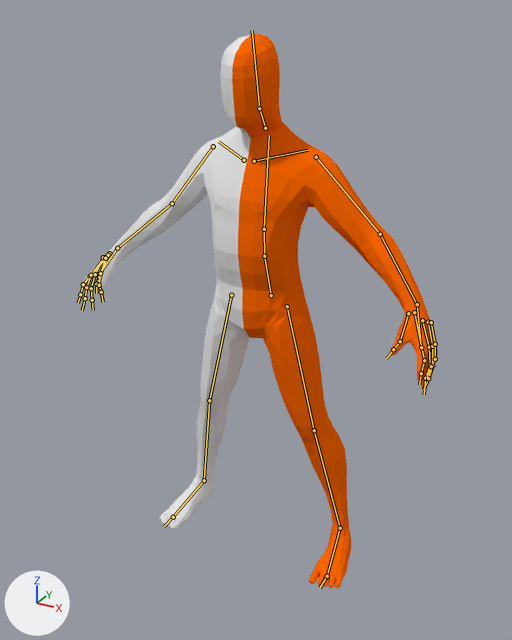
A saved change to the Blender file models/human.blend.
Camera for both pictures: a 50 mm lens placed at (1.06, -1.96, 1.89), pointed at (-0.33, 0.57, 0.63). The axes (+X, +Y, +Z) are drawn at lower left. The lights are the same throughout. The bones that bend it are drawn over the model as lines.

Objects in the first picture: 'head', 'legs', 'torso'.
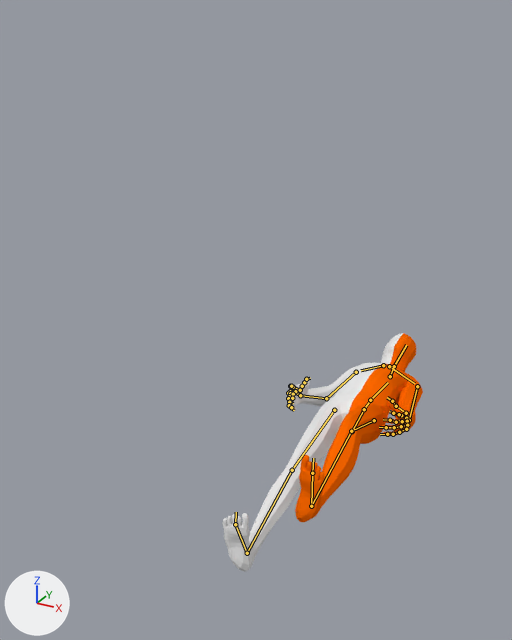
The newer file adds an action. The first version stands in its rest pose; the second is drawn at frame 45 of the action 'legs-walk'.

What the commit changed:
Bone 'hips' (bone_hips) moves from (0.0, 0.0, 0.0) to (0.0, -1.279, -0.581).
Bone 'hips' (bone_hips) turns from (0, 0, 0) to (-90, 0, 0) degrees about its own x, y and z.
Bone 'upper_arm.L' (bone_upper_arm_l) turns from (0, 0, 0) to (-4, 4, -33) degrees about its own x, y and z.
Bone 'upper_arm.R' (bone_upper_arm_r) turns from (0, 0, 0) to (-3, -3, 32) degrees about its own x, y and z.
Bone 'thigh.L' (bone_thigh_l) turns from (0, 0, 0) to (-25, -2, 9) degrees about its own x, y and z.
Bone 'shin.L' (bone_shin_l) turns from (0, 0, 0) to (26, 1, 0) degrees about its own x, y and z.
Bone 'foot.L' (bone_foot_l) turns from (0, 0, 0) to (-7, -1, 1) degrees about its own x, y and z.
Bone 'thigh.R' (bone_thigh_r) turns from (0, 0, 0) to (9, -1, -12) degrees about its own x, y and z.
Bone 'foot.R' (bone_foot_r) turns from (0, 0, 0) to (-12, 1, -2) degrees about its own x, y and z.

Changed parts and their boxes (x1, y1, x2, y2) in the pictures (512 x 640 px):
'torso', posed (62% narrower, 72% shorter)
    before: (78, 122, 438, 389)
    after: (287, 363, 423, 436)
'legs', posed
    before: (159, 278, 351, 588)
    after: (222, 389, 388, 572)
'head', posed
    before: (220, 34, 282, 138)
    after: (381, 333, 416, 372)
bone 'hips', root to tip
    before: (271, 295) to (264, 256)
    after: (352, 431) to (364, 409)
bone 'upper_arm.L', root to tip
    before: (316, 157) to (380, 234)
    after: (417, 386) to (409, 420)
bone 'upper_arm.R', root to tip
    before: (213, 146) to (172, 203)
    after: (356, 372) to (326, 398)
bone 'thigh.L', root to tip
    before: (287, 306) to (314, 430)
    after: (374, 420) to (351, 431)
bone 'shin.L', root to tip
    before: (314, 430) to (340, 528)
    after: (351, 431) to (311, 506)
bone 'foot.L', root to tip
    before: (340, 528) to (327, 576)
    after: (311, 506) to (312, 473)
bone 'thigh.R', root to tip
    before: (231, 295) to (209, 400)
    after: (334, 410) to (292, 470)
bone 'foot.R', root to tip
    before: (204, 480) to (173, 517)
    after: (247, 553) to (235, 524)
